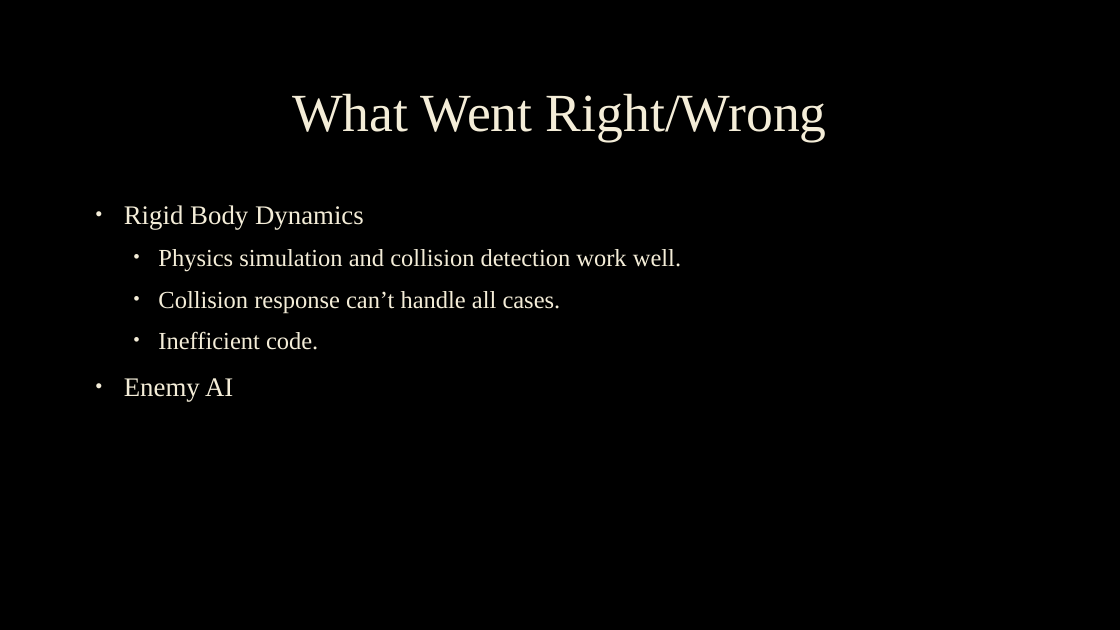
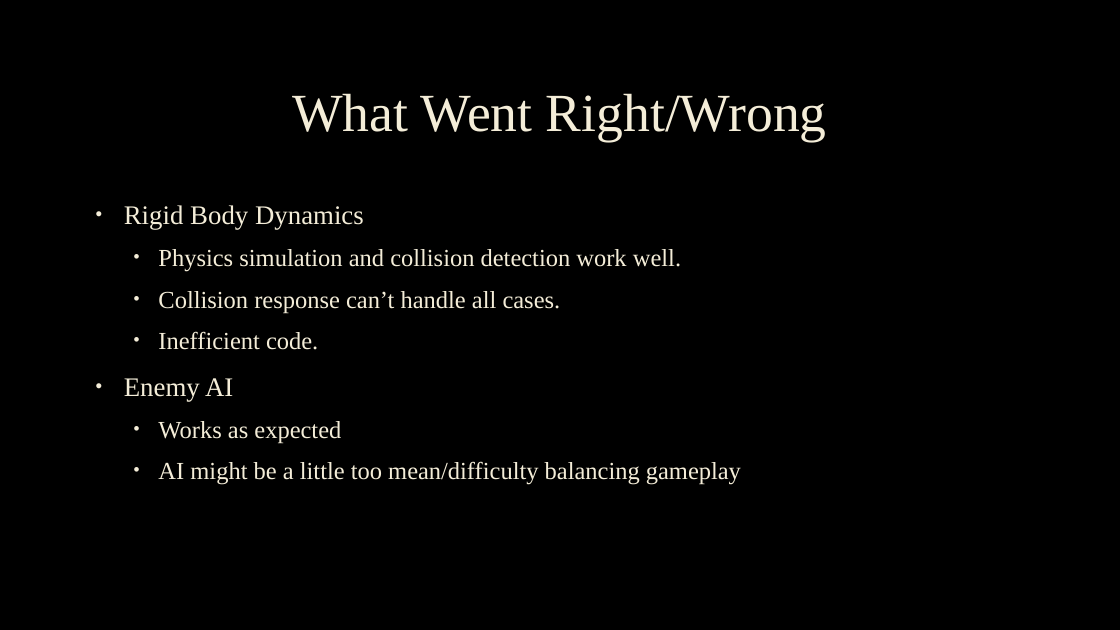
Before and after one commit to rsbbrs/RenEngine, a slide deck: slide 4 of CS425 Game Engine Design Project.pptx (slide 3 before the commit). Drawn at 1120x630 pixels with LibreOffice and Linux fonts; fonts in the diff are those of the drawing; background and template pictures are left out. Boxes give left, top, right and bottom in pixels: in the first picture for what was removed or moved away, otherwise in the second. Text is boxed around its words. In the diff, an @@ line names an element or a change of style, - is before the commit and + after.

```diff
--- a/CS425 Game Engine Design Project.pptx
+++ b/CS425 Game Engine Design Project.pptx
@@ text at (158,421,741,485): paragraphs added @@
+  • Works as expected
+  • AI might be a little too mean/difficulty balancing gameplay
```
Also in this commit, not shown: 1 slide added.
